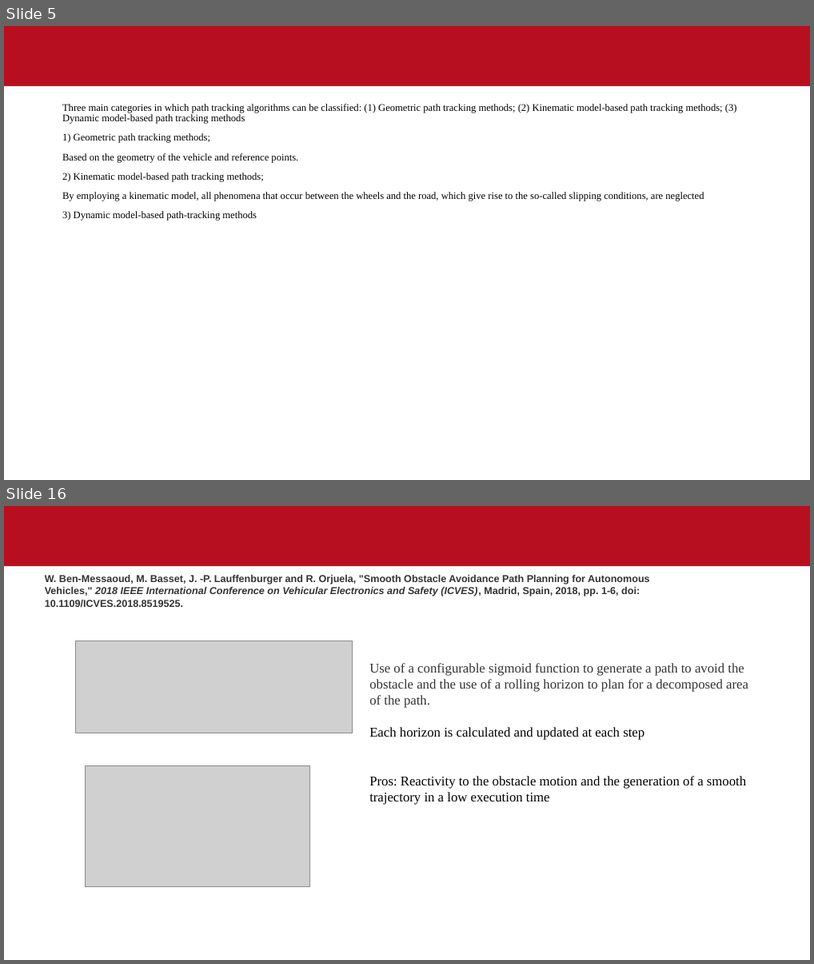
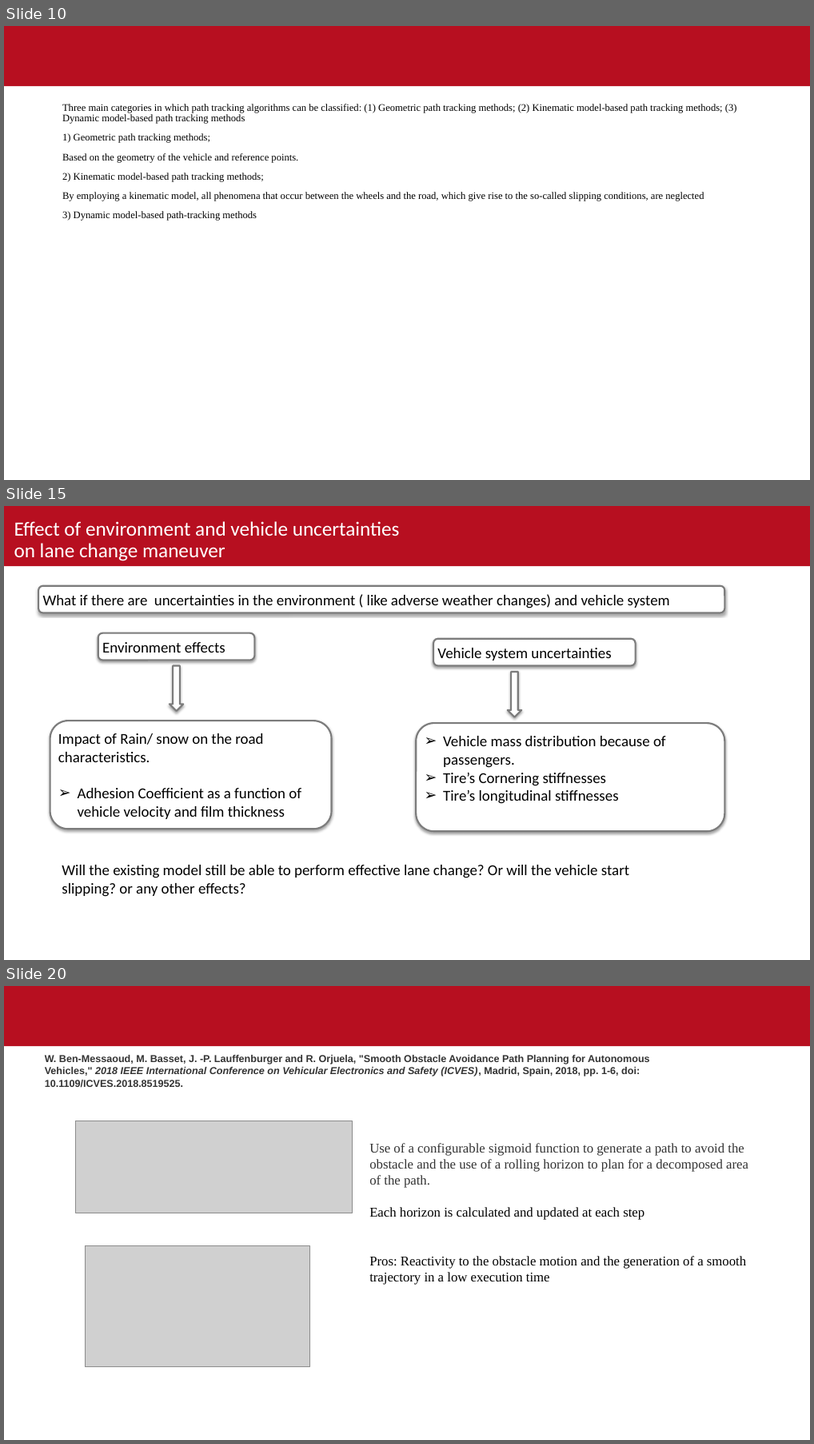
Before and after one commit to sandeepsulake96/Highway-motion-planning-using-artificial-potential-fields-with-environment-uncertainities, a slide deck: Thesis_outline.pptx. Shown one above the other, each under a label of ours: slides 5 and 16 before the commit, slides 10, 15 and 20 after it; the slides between them are not shown. The pictures are 814x964 and 814x1444 pixels, drawn with LibreOffice and Linux fonts; fonts in the diff are those of the drawing; grey boxes stand for pictures; background and template pictures are left out. Boxes give left, top, right and bottom in pixels: in the first picture for what was removed or moved away, otherwise in the second. Text is boxed around its words. In the diff, an @@ line names an element or a change of style, - is before the commit and + after.

```diff
--- a/Thesis_outline.pptx
+++ b/Thesis_outline.pptx
@@ slide 15 added at [4,506,810,960], background #FFFFFF; not listed: 1 template element that a slide beside it also shows @@
@@ title added at [14,521,400,561], 24 pt, text #FFFFFF @@
+Effect of environment and vehicle uncertainties
+on lane change maneuver
@@ rounded rectangle added at [38,586,725,613], fill #FFFFFF, outline #7C7C7C 2 pt, 18 pt, text #000000 @@
+What if there are uncertainties in the environment ( like adverse weather changes) and vehicle system
@@ rounded rectangle added at [98,633,255,660], fill #FFFFFF, outline #7C7C7C 2 pt, 18 pt, text #000000 @@
+Environment effects
@@ rounded rectangle added at [434,639,635,666], fill #FFFFFF, outline #7C7C7C 2 pt, 18 pt, text #000000 @@
+Vehicle system uncertainties
@@ down arrow added at [170,666,184,711], fill #FFFFFF, outline #7C7C7C 2 pt @@
@@ down arrow added at [508,672,522,717], fill #FFFFFF, outline #7C7C7C 2 pt @@
@@ rounded rectangle added at [50,720,332,829], fill #FFFFFF, outline #7C7C7C 2 pt, 18 pt, text #000000 @@
+Impact of Rain/ snow on the road characteristics.
+➢ Adhesion Coefficient as a function of vehicle velocity and film thickness
@@ rounded rectangle added at [416,723,725,832], fill #FFFFFF, outline #7C7C7C 2 pt, 18 pt, text #000000 @@
+➢ Vehicle mass distribution because of passengers.
+➢ Tire’s Cornering stiffnesses
+➢ Tire’s longitudinal stiffnesses
@@ text added at [62,864,630,896], 18 pt, text #000000 @@
+Will the existing model still be able to perform effective lane change? Or will the vehicle start slipping? or any other effects?
@@ what was slide 5 is now slide 10 @@
@@ what was slide 16 is now slide 20 @@
```
Also in this commit, not shown: 6 slides changed, 6 other slides added, 3 slides removed.
